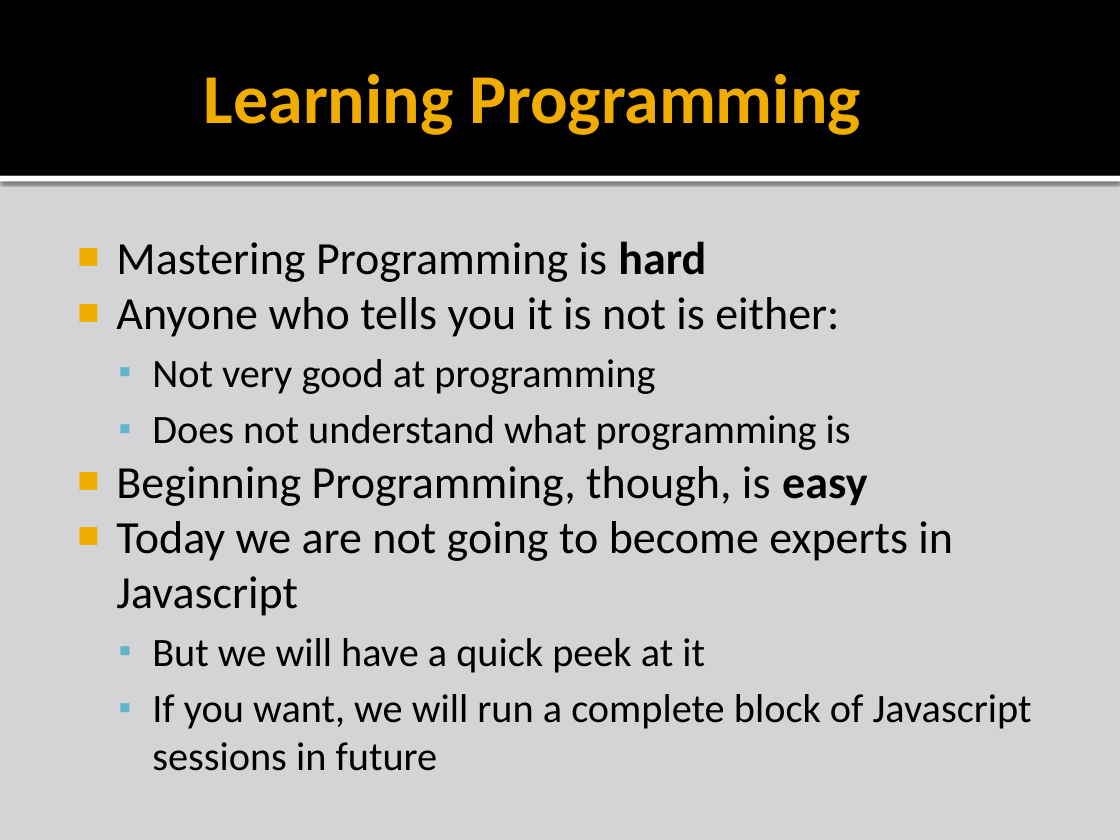
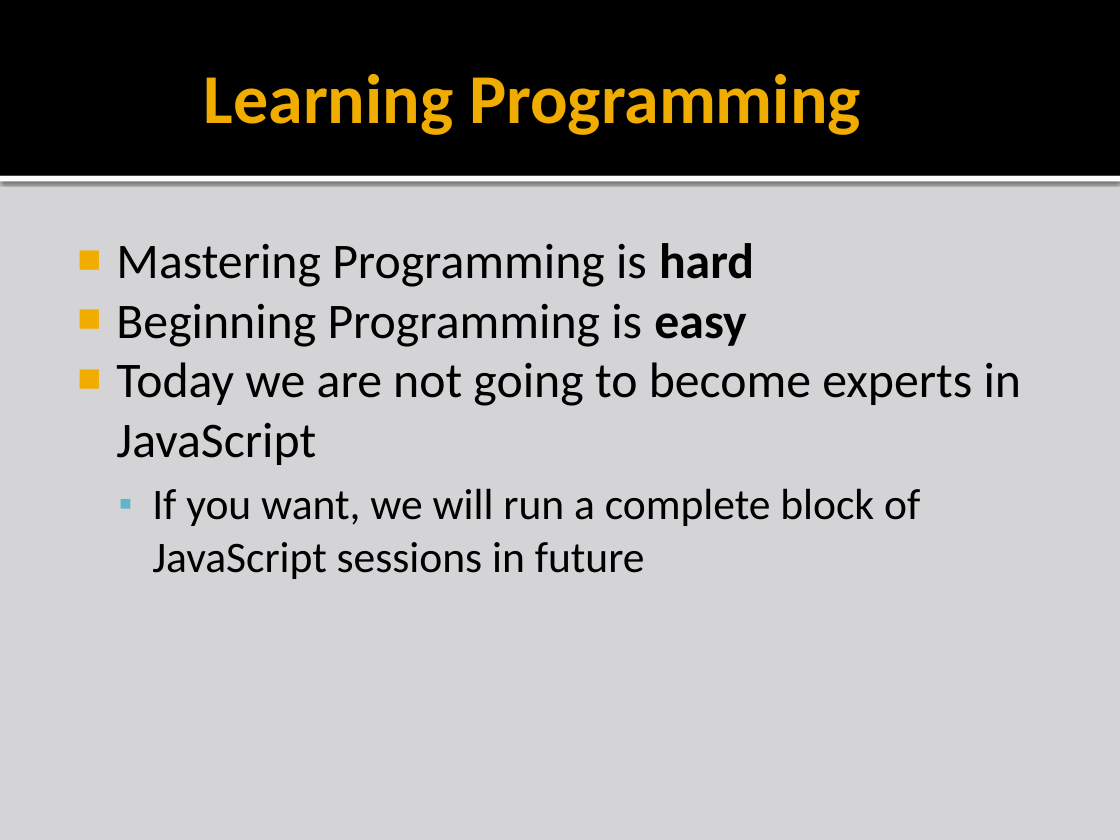
Before and after one commit to liamf/coderdojo-bray, a slide deck: slide 5 of html/presentations/CoderDojoBrayHTML_session5.pptx (slide 6 before the commit). Drawn at 1120x840 pixels with LibreOffice and Linux fonts; fonts in the diff are those of the drawing; background and template pictures are left out. Boxes give left, top, right and bottom in pixels: in the first picture for what was removed or moved away, otherwise in the second. Text is boxed around its words. In the diff, an @@ line names an element or a change of style, - is before the commit and + after.

Commit message:
Joe's updates to session5 Javascript

```diff
--- a/html/presentations/CoderDojoBrayHTML_session5.pptx
+++ b/html/presentations/CoderDojoBrayHTML_session5.pptx
@@ text at (x1=116, y1=243, x2=754, y2=287): size 29.6 to 32 pt in "Mastering Programming is hard" @@
@@ text at (x1=116, y1=303, x2=1022, y2=579): text changed; size 25.9 to 32 pt @@
-■ Anyone who tells you it is not is either:
-  ▪ Not very good at programming
-  ▪ Does not understand what programming is
-■ Beginning Programming, though, is easy
-■ Today we are not going to become experts in Javascript
-  ▪ But we will have a quick peek at it
-  ▪ If you want, we will run a complete block of Javascript sessions in future
+■ Beginning Programming is easy
+■ Today we are not going to become experts in JavaScript
+  ▪ If you want, we will run a complete block of JavaScript sessions in future
```
Also in this commit, not shown: 11 other slides changed, 8 slides added, 2 slides removed, 15 other files.
